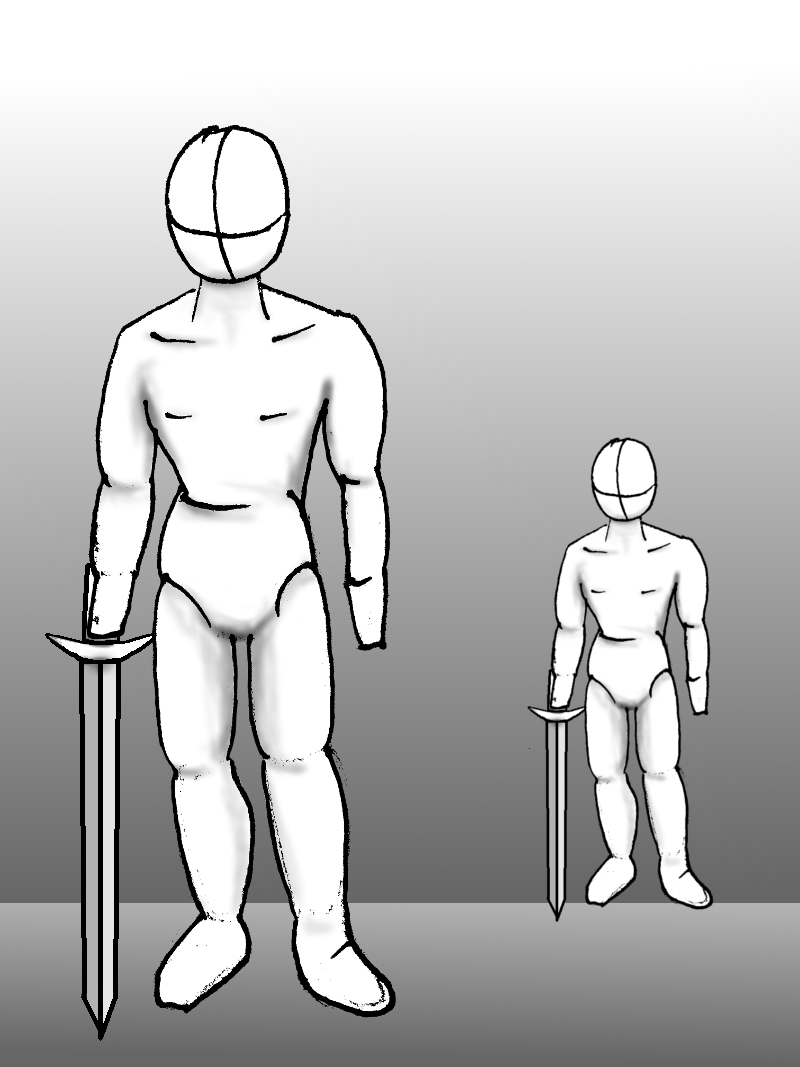
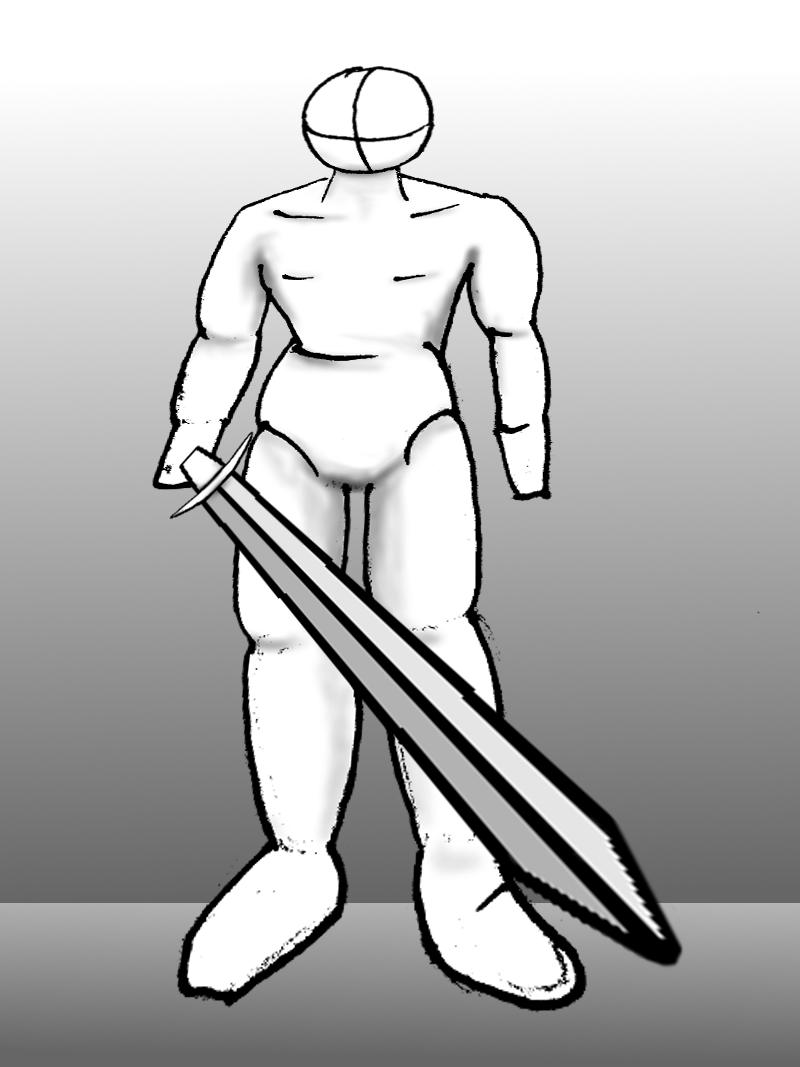
Layers edited between the first and the second (800, 1067) image:
moved "Sword #1" above "Bob #1", painted on it over (x1=45, y1=431, x2=714, y2=1041)
removed group "Character plus sword" (2 layers) over (x1=527, y1=437, x2=785, y2=923)
removed layer "Bob" from group "Character plus sword" over (x1=549, y1=437, x2=785, y2=911)
removed layer "Sword" from group "Character plus sword" over (x1=527, y1=668, x2=587, y2=923)
painted on "Bob #1" over (x1=85, y1=66, x2=760, y2=1018)
